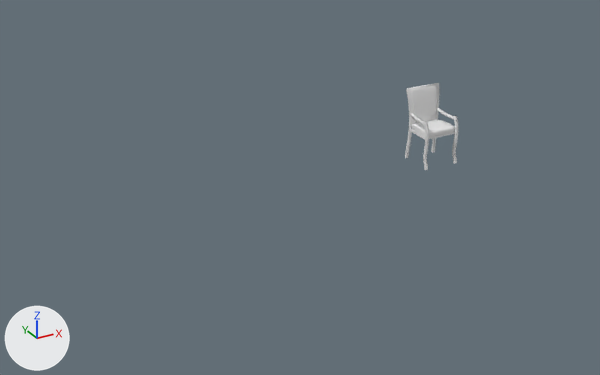
The Blender file Assets/models/floor_2/bedroom_sw/bedroom_sw_furniture.blend as it was, and as the next commit left it.
Rendered twice from a camera (50 mm lens) standing at (-18.9, -8.1, 23.7) and looking at (-8.3, 11.2, 14.0). Lighting does not change. The marker at lower left points along +X, +Y and +Z. Materials are left out; every surface is plain grey.

The first picture shows 'chair_back_cushion', 'chair_seat_cushion'.
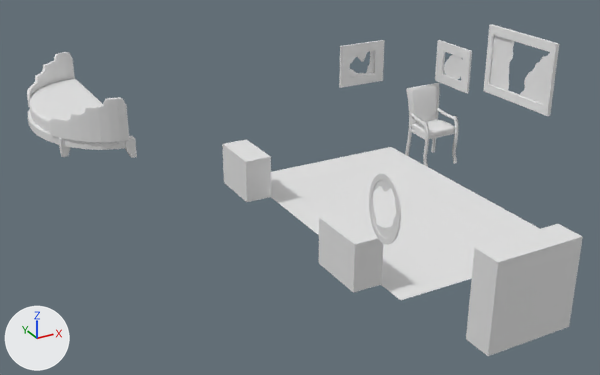
The edits, one by one:
Object 'daybed_legs_rear' (ob_daybed_legs_rear) is now shown.
Object 'daybed_legs_front' (ob_daybed_legs_front) is now shown.
Object 'daybed_frame' (ob_daybed_frame) is now shown.
Object 'daybed_base' (ob_daybed_base) is now shown.
Object 'daybed_arms' (ob_daybed_arms) is now shown.
Object 'painting03' (ob_painting03) is now shown.
Object 'naval_painting' (ob_naval_painting) is now shown.
Object 'painting02' (ob_painting02) is now shown.
Object 'Plane' (ob_plane) is now shown.
Object 'painting01' (ob_painting01) is now shown.
Object 'schooner_painting' (ob_schooner_painting) is now shown.
Object 'painting04' (ob_painting04) is now shown.
Object 'canvas' (ob_canvas) is now shown.
Object 'rug' (ob_rug) is now shown.
Object 'dresser_frame' (ob_dresser_frame) is now shown.
Object 'end_table02' (ob_end_table02) is now shown.
Object 'end_table01' (ob_end_table01) is now shown.

Boxes [x1, y1, x2, y2] around the edits, measured in the pictures (600 x 375 px):
'rug', shown
    after: [271, 147, 540, 300]
'dresser_frame', shown
    after: [466, 224, 583, 356]
'end_table01', shown
    after: [319, 211, 383, 293]
'daybed_arms', shown
    after: [27, 52, 130, 142]
'end_table02', shown
    after: [222, 140, 271, 202]
'daybed_base', shown
    after: [29, 79, 103, 133]
'painting03', shown
    after: [483, 24, 559, 116]
'naval_painting', shown
    after: [490, 35, 550, 104]
'painting01', shown
    after: [339, 40, 385, 88]
'painting02', shown
    after: [435, 40, 472, 93]
'daybed_frame', shown
    after: [28, 109, 133, 150]
'painting04', shown
    after: [369, 173, 401, 245]
'canvas', shown
    after: [372, 180, 397, 238]
'Plane', shown
    after: [444, 55, 462, 79]
'schooner_painting', shown
    after: [350, 51, 374, 77]
'daybed_legs_front', shown
    after: [125, 136, 137, 158]
'daybed_legs_rear', shown
    after: [59, 138, 71, 157]
